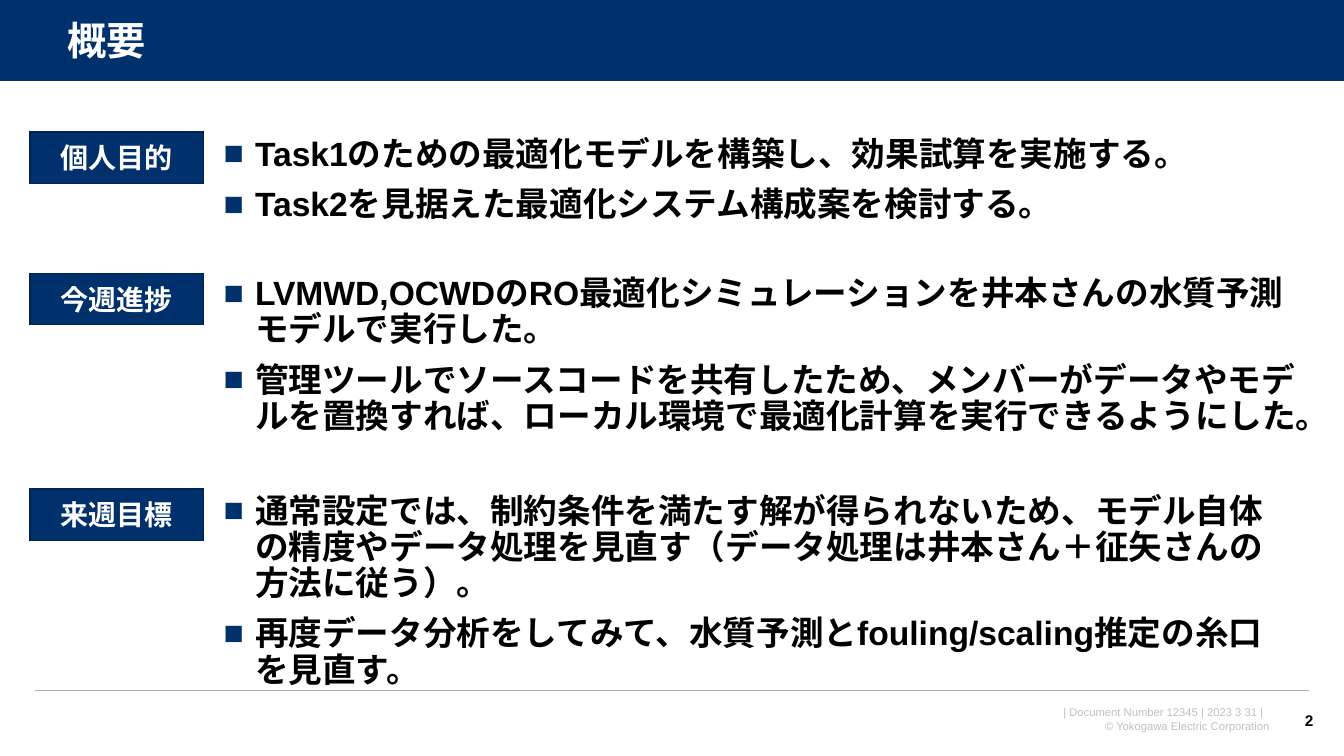
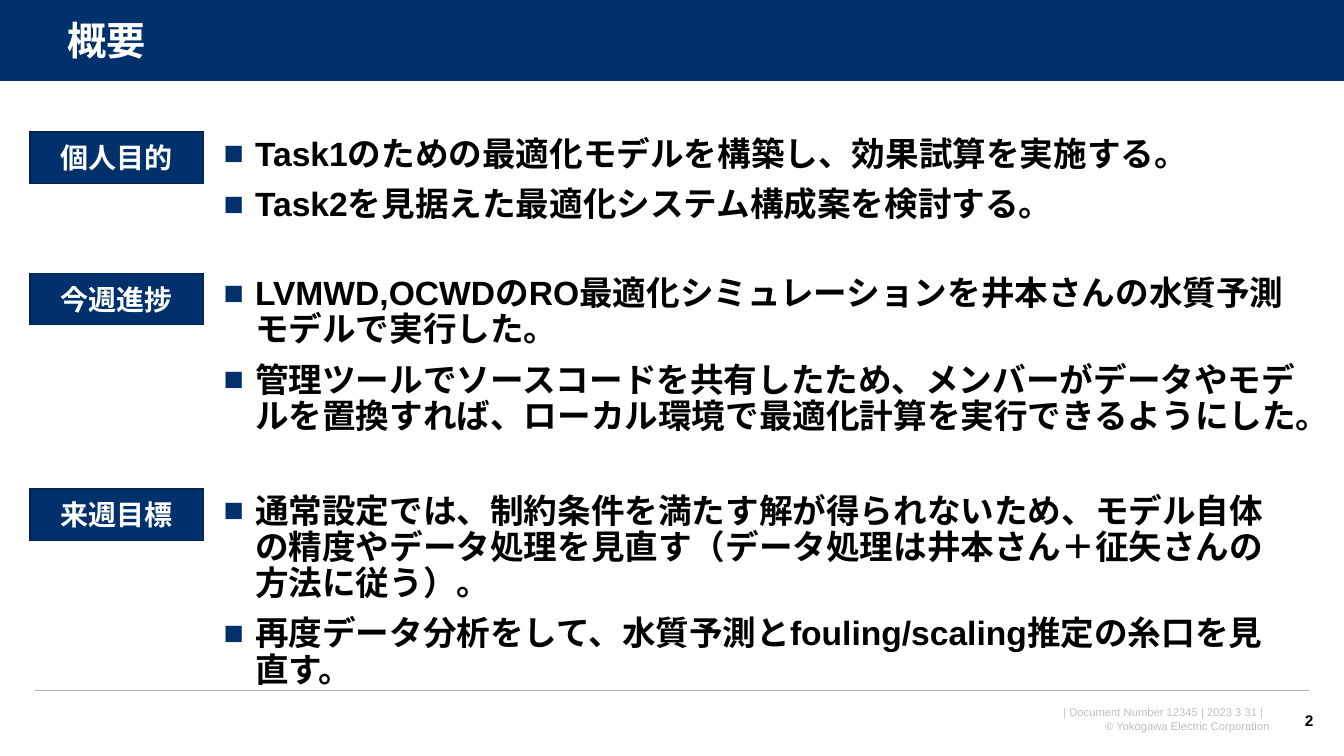
Before and after one commit to watarukumagai-git/opt, a slide deck: slide 2 of Reuse_Water/230704_NAWI定例_kuma_rev.0.pptx. Drawn at 1344x756 pixels with LibreOffice and Linux fonts; fonts in the diff are those of the drawing; background and template pictures are left out. Boxes give left, top, right and bottom in pixels: in the first picture for what was removed or moved away, otherwise in the second. Text is boxed around its words. In the diff, an @@ line names an element or a change of style, - is before the commit and + after.

```diff
--- a/Reuse_Water/230704_NAWI定例_kuma_rev.0.pptx
+++ b/Reuse_Water/230704_NAWI定例_kuma_rev.0.pptx
@@ text at (255,616,1262,691): text changed @@
-■ 再度データ分析をしてみて、水質予測とfouling/scaling推定の糸口を見直す。
+■ 再度データ分析をして、水質予測とfouling/scaling推定の糸口を見直す。
```
Also in this commit, not shown: 13 other slides changed, 1 slide removed.
